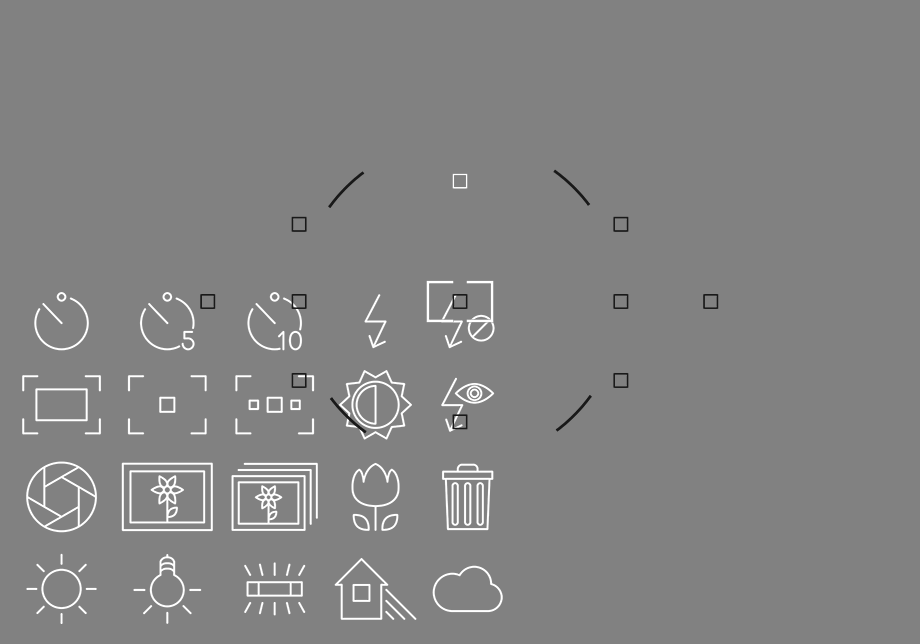
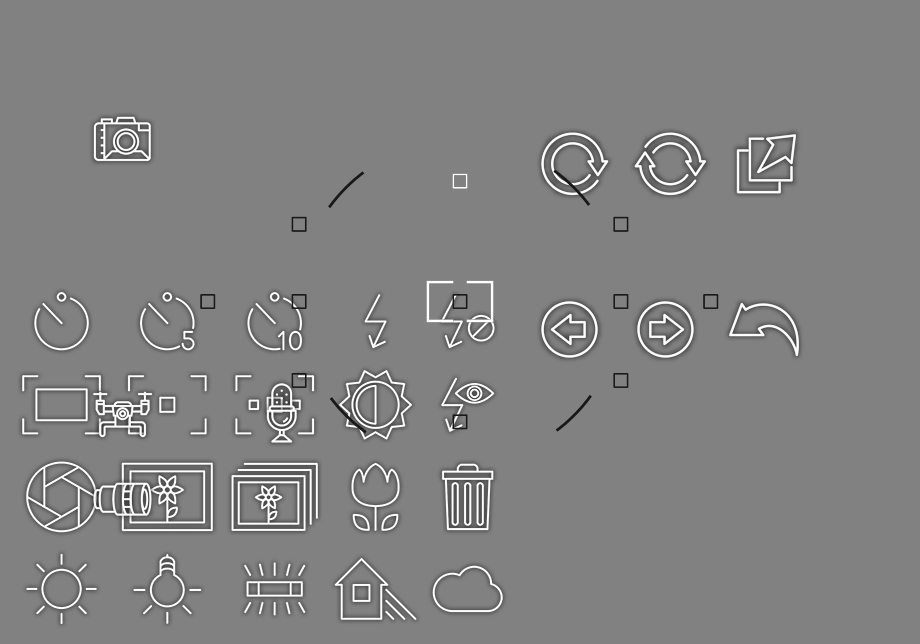
Before/after of a 920 x 644 layered artwork. What changed in the layer stack:
added group "Frames" with 3 layers above "Icons" over [left=200, top=169, right=709, bottom=434]
moved "Frame_Main" into group "Frames" over [left=200, top=169, right=709, bottom=434]
added group "Icons" with 30 layers above "图层 1" over [left=22, top=116, right=800, bottom=624]
added layer "Icon_NavBack" in group "Icons" over [left=541, top=300, right=600, bottom=359]
added layer "Icon_NavFwd" in group "Icons" over [left=635, top=300, right=695, bottom=359]
added layer "Icon_Back" in group "Icons" over [left=728, top=302, right=800, bottom=357]
added layer "Icon_Refresh" in group "Icons" over [left=541, top=132, right=610, bottom=196]
added layer "Icon_Change" in group "Icons" over [left=633, top=132, right=707, bottom=196]
added layer "Icon_Share" in group "Icons" over [left=735, top=132, right=797, bottom=194]
moved "Icon_AF_Wide" into group "Icons" over [left=22, top=375, right=102, bottom=435]
moved "Icon_AF_Center" into group "Icons" over [left=127, top=375, right=207, bottom=435]
moved "Icon_AF_CenterWeight" into group "Icons" over [left=235, top=375, right=315, bottom=435]
moved "Icon_WB" into group "Icons" over [left=339, top=370, right=412, bottom=440]
moved "Icon_Aparture" into group "Icons" over [left=26, top=461, right=98, bottom=533]
moved "Icon_SingleShot" into group "Icons" over [left=121, top=462, right=213, bottom=532]
moved "Icon_MultiShot" into group "Icons" over [left=231, top=462, right=318, bottom=531]
moved "Icon_Delete" into group "Icons" over [left=441, top=463, right=494, bottom=531]
moved "Icon_WB_Sun" into group "Icons" over [left=26, top=553, right=97, bottom=624]
moved "Icon_WB_Light" into group "Icons" over [left=133, top=553, right=202, bottom=624]
moved "Icon_WB_Shade" into group "Icons" over [left=334, top=557, right=417, bottom=620]
…and 14 more changes (4 added, 10 stack)
